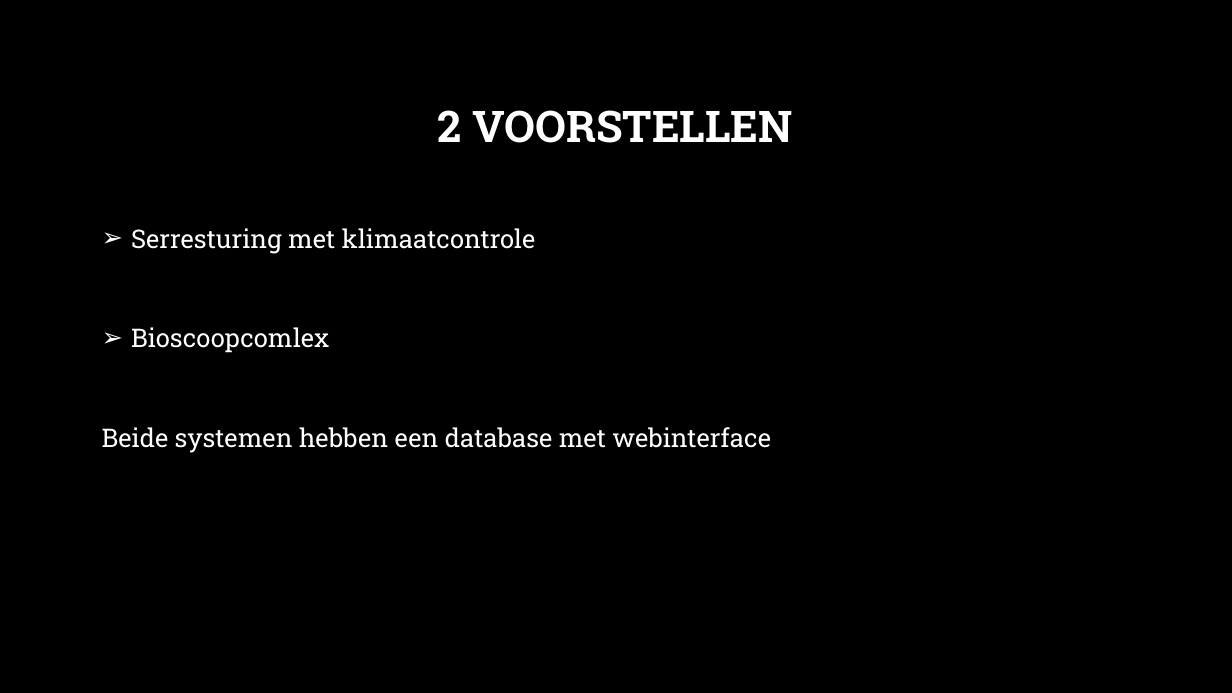
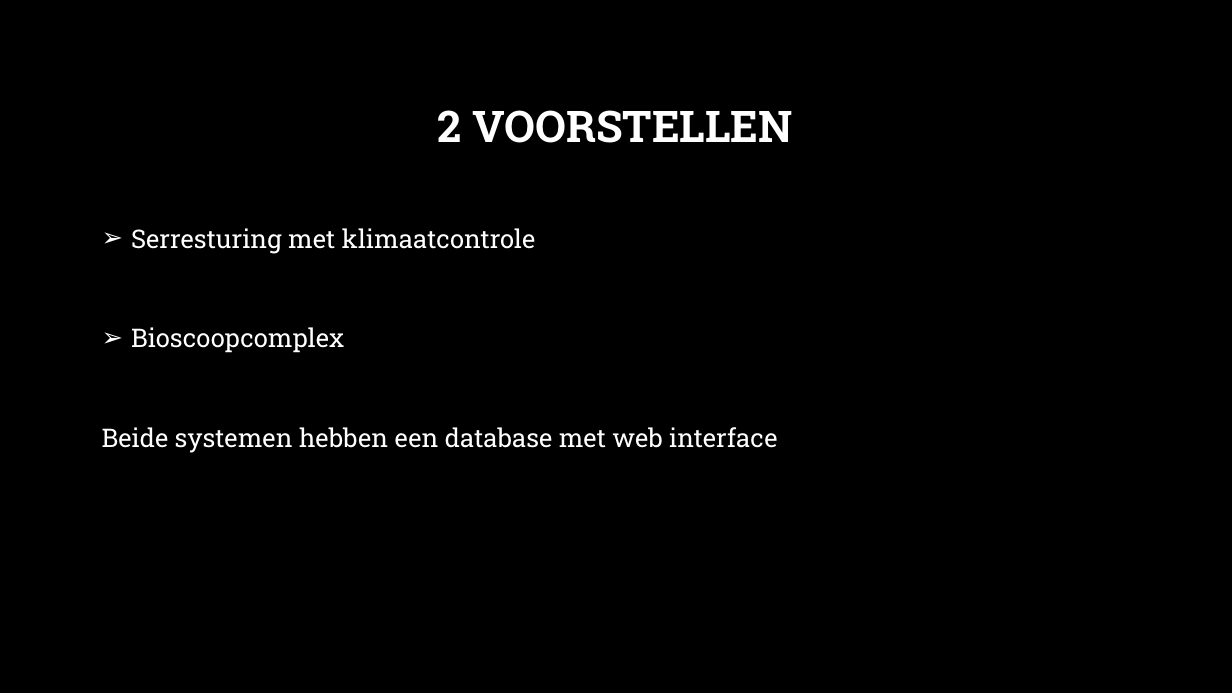
Before and after one commit to Koffiejoe/IA-EnOcean, a slide deck: slide 2 of Presentaties/1Projectvoorstel/Projectvoorstel.pptx. Drawn at 1232x693 pixels with LibreOffice and Linux fonts; fonts in the diff are those of the drawing; background and template pictures are left out. Boxes give left, top, right and bottom in pixels: in the first picture for what was removed or moved away, otherwise in the second. Text is boxed around its words. In the diff, an @@ line names an element or a change of style, - is before the commit and + after.

```diff
--- a/Presentaties/1Projectvoorstel/Projectvoorstel.pptx
+++ b/Presentaties/1Projectvoorstel/Projectvoorstel.pptx
@@ text at [102,327,777,453]: text changed @@
-➢ Bioscoopcomlex
-Beide systemen hebben een database met webinterface
+➢ Bioscoopcomplex
+Beide systemen hebben een database met web interface
```
Also in this commit, not shown: 1 other slide changed, 1 other file.
